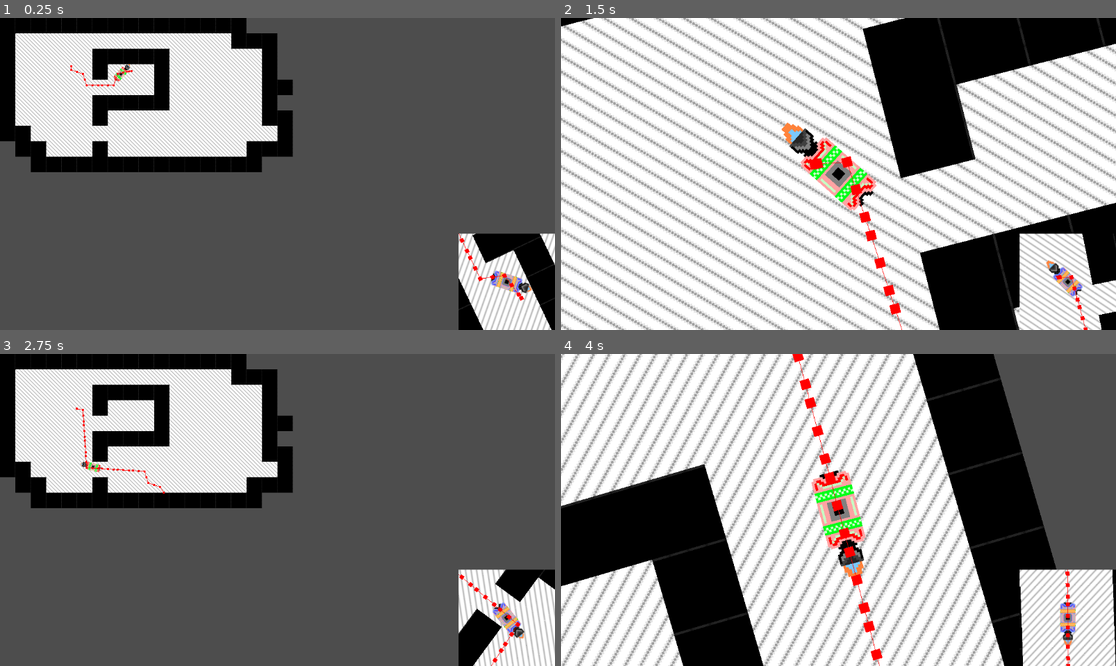
Above: before the commit, frames 1-4 (two rows, left to right).
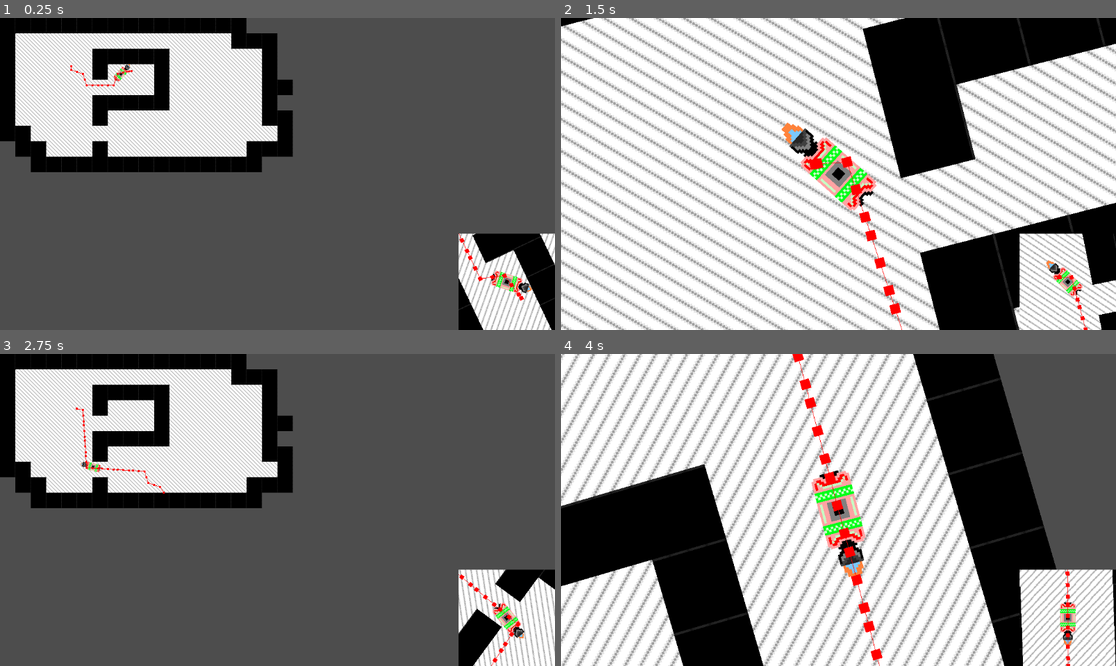
Above: after the commit, the same moments.

Repository: CWmain/botManager
Game: Godot game, scene res://Scene/base.tscn
Two runs of this game, one before a commit and one after it. Both use one fixed random seed, a clock stepped at 60 frames per second and the inputs below.
Inputs (mouse positions are in pixels of both pictures, inside the frame that each line leads up to):
- Up to frame 1 (0.25 s): no input
- Up to frame 2 (1.5 s): move the mouse to (960, 158) at 0.52 s; tap C (BotCam) at 0.6 s; move the mouse to (727, 189) at 1.27 s; hold Down (ui_down) from 1.28 s (still down); click (727, 189) at 1.35 s
- Up to frame 3 (2.75 s): move the mouse to (333, 441) at 2.02 s; release Down (ui_down) at 2.03 s; tap C (BotCam) at 2.1 s
- Up to frame 4 (4 s): move the mouse to (810, 572) at 2.77 s; click (810, 572) at 2.85 s; move the mouse to (1005, 556) at 3.52 s; hold Down (ui_down) from 3.53 s (still down); tap C (BotCam) at 3.6 s

The runs differ from the first frame. In frame 1, 0.3% of the frame differs, in the area x 82-100%, y 69-100%; in frame 2, 0.4%; in frame 3, 0.3%; in frame 4, 0.5%.

Commit message:
Made center on bottom left

Diff:
--- a/UI/miniView/mini_view.tscn
+++ b/UI/miniView/mini_view.tscn
@@ -9,6 +9,7 @@
 
 [node name="SubViewport" type="SubViewport" parent="."]
 handle_input_locally = false
+canvas_item_default_texture_filter = 0
 size = Vector2i(200, 200)
 render_target_update_mode = 4
 
